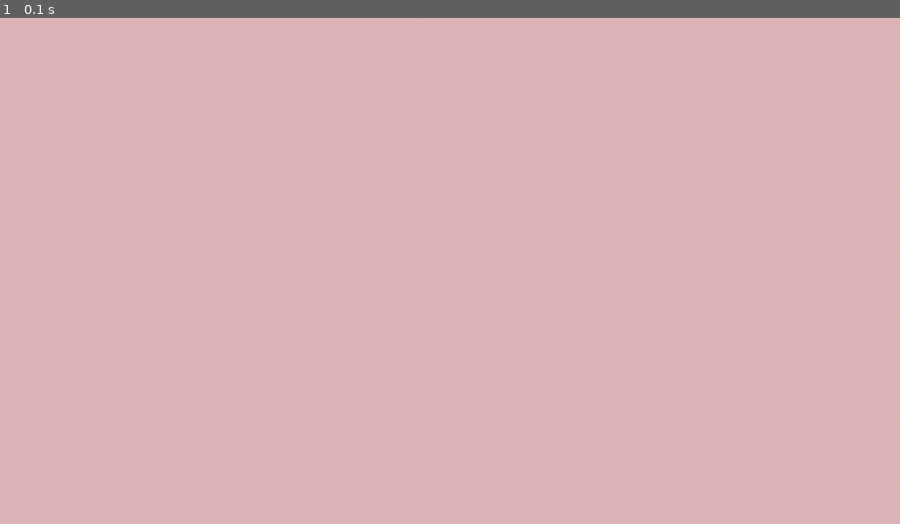
Above: before the commit, frame 1.
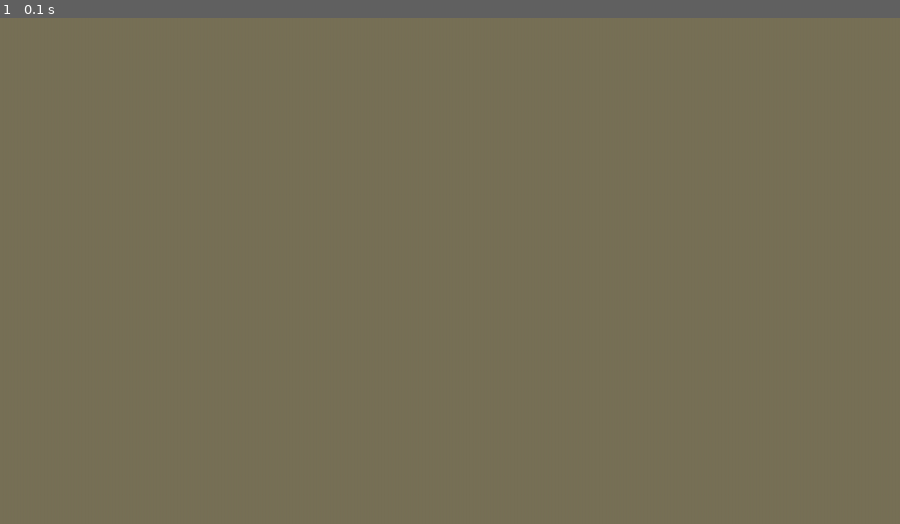
Above: after the commit, the same moment.

Repository: evinlort/pygame_tests
Game: pygame game, started from screen.py
Same seed, same stepped clock (60 frames per second), same inputs: the game is played once before the commit and once after it.
Inputs:
- Up to frame 1 (0.1 s): no input

The runs differ from the first frame. In frame 1, 100% of the frame differs, in the area x 0-100%, y 0-100%.

Commit message:
to OOP style

Diff:
--- a/screen.py
+++ b/screen.py
@@ -2,38 +2,46 @@
 import pygame
 import random
 
-pygame.init()
-displ_info = pygame.display.Info()
 
-screen = pygame.display.set_mode((displ_info.current_w, displ_info.current_h))
+class LeonardsGame:
+    def __init__(self):
+        pygame.init()
+        pygame.display.set_caption("Leonard's Super Hard Game")
+        displ_info = pygame.display.Info()
+        self.screen = pygame.display.set_mode((displ_info.current_w, displ_info.current_h))
+        self.change_colors()
+        self.prev_key = None
+        self.lst = keyboard.Listener(on_press=self._update_colors)
+        self.lst.start()
 
-colors = tuple(color for color in [random.randint(0, 255) for _ in range(0, 3)])
-screen.fill(colors)
-pygame.display.flip()
-prev_key = None
+    def _update_colors(self, key):
+        if self.prev_key == key and key == keyboard.Key.esc:
+            self.lst.stop()
+            pygame.quit()
+        if self.prev_key == key:
+            pygame.display.flip()
+            return
+        self.prev_key = key
+        self.change_colors()
+
+    @staticmethod
+    def _get_random_colors() -> tuple:
+        return tuple(color for color in [random.randint(0, 255) for _ in range(0, 3)])
+
+    def start(self):
+        while True:
+            event = pygame.event.poll()
+
+            if event.type == pygame.QUIT:
+                self.lst.stop()
+                pygame.quit()
+
+    def change_colors(self):
+        colors = self._get_random_colors()
+        self.screen.fill(colors)
+        pygame.display.flip()
 
 
-def update_colors(key):
-    global prev_key
-    if prev_key == key and key == keyboard.Key.esc:
-        lst.stop()
-        pygame.quit()
-    if prev_key == key:
-        pygame.display.flip()
-        return
-    prev_key = key
-    colors2 = tuple(color for color in [random.randint(0, 255) for _ in range(0, 3)])
-    screen.fill(colors2)
-    pygame.display.flip()
-
-
-lst = keyboard.Listener(on_press=update_colors)
-lst.start()
-
-
-while True:
-    event = pygame.event.poll()
-
-    if event.type == pygame.QUIT:
-        lst.stop()
-        pygame.quit()
+if __name__ == "__main__":
+    lenny_game = LeonardsGame()
+    lenny_game.start()
